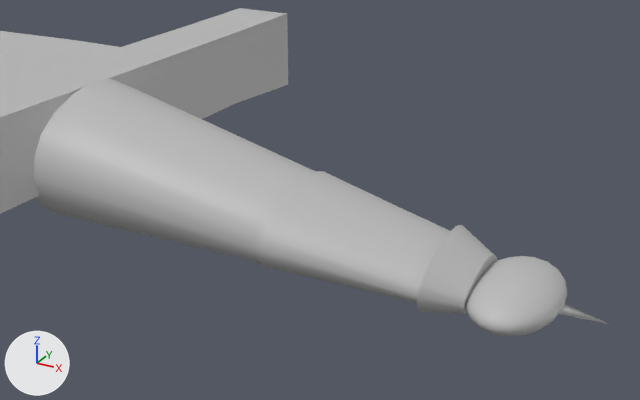
Before and after pictures for a commit that changed the FBX model ProjectZEROSOM/Assets/ProjectZEROSOM/Prefab/Art/Tutorial/Sword1.fbx.
Rendered twice from a camera (50 mm lens) standing at (0.0292, -0.0381, 0.0374) and looking at (0.0083, 0.0, 0.0184). Lighting does not change. The marker at lower left points along +X, +Y and +Z. Where no turn or scale is listed for an object, it has been applied to the vertices.
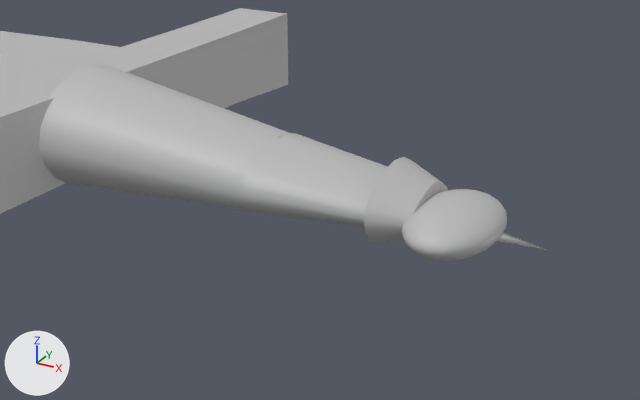
Commit message: [feat]검 디테일 추가

Changed parts and their boxes [x1, y1, x2, y2] in the pictures (640 x 400 px):
'pCylinder2', moved, turned, rescaled
    before: [34, 79, 314, 263]
    after: [39, 64, 289, 210]
'pCylinder4', moved, turned, rescaled
    before: [256, 171, 450, 303]
    after: [241, 133, 387, 226]
'pSphere1', moved, turned
    before: [465, 256, 611, 336]
    after: [402, 189, 546, 261]
'pCylinder3', moved, turned
    before: [417, 225, 497, 314]
    after: [364, 157, 448, 242]

The change, as a list of edits to the scene's bpy script:
```text
Change ob_pcylinder4:
    ob_pcylinder4.location: (0.01128, -0.00002, 0.01667) -> (0.0092, -0.00002, 0.01948)
    ob_pcylinder4.rotation_euler: (1.571, -1.468, 0.0) -> (1.571, -1.55, 0.0)  # degrees (90, -84, 0) -> degrees (90, -89, 0)
    ob_pcylinder4.scale: (0.00446, 0.00439, 0.00624) -> (0.00369, 0.00363, 0.00516)
Change ob_pcylinder3:
    ob_pcylinder3.location: (0.01387, 0.0, 0.01707) -> (0.01088, 0.0, 0.02004)
    ob_pcylinder3.rotation_euler: (1.571, -1.468, 0.0) -> (-0.496, -1.499, 2.057)  # degrees (90, -84, 0) -> degrees (-28, -86, 118)
Change ob_pcylinder2:
    ob_pcylinder2.location: (0.0, 0.0, 0.01789) -> (-0.00102, 0.0, 0.01987)
    ob_pcylinder2.rotation_euler: (1.571, -1.468, 0.0) -> (0.887, -1.523, 0.682)  # degrees (90, -84, 0) -> degrees (51, -87, 39)
    ob_pcylinder2.scale: (0.00767, 0.00767, 0.00767) -> (0.00668, 0.00668, 0.00668)
Change ob_psphere1:
    ob_psphere1.location: (0.01923, 0.00008, 0.01564) -> (0.01611, -0.0007, 0.01911)
    ob_psphere1.rotation_euler: (1.571, 0.0, 0.0) -> (1.544, -0.0109, -0.00693)  # degrees (90, 0, 0) -> degrees (88, -0.6, -0.4)
```
